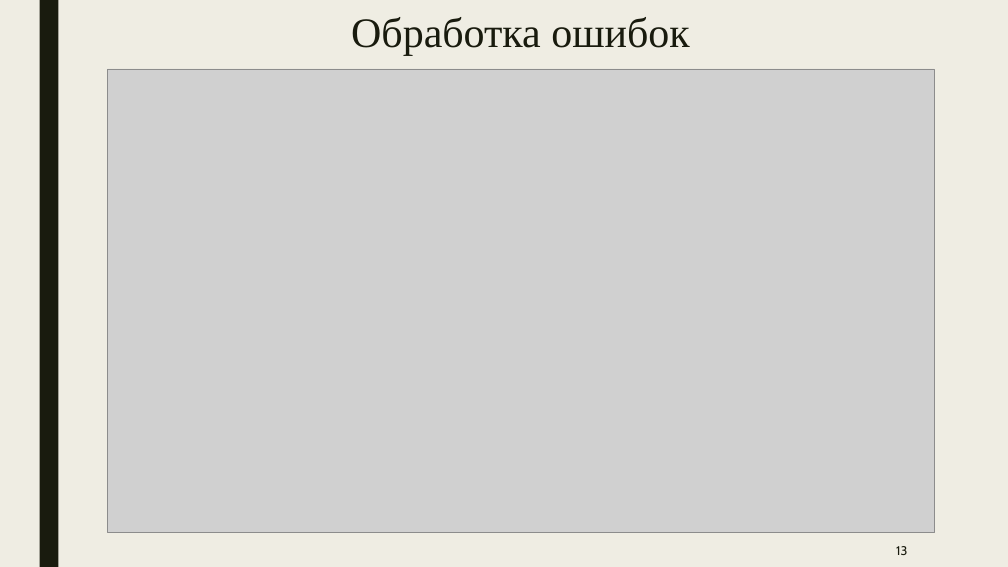
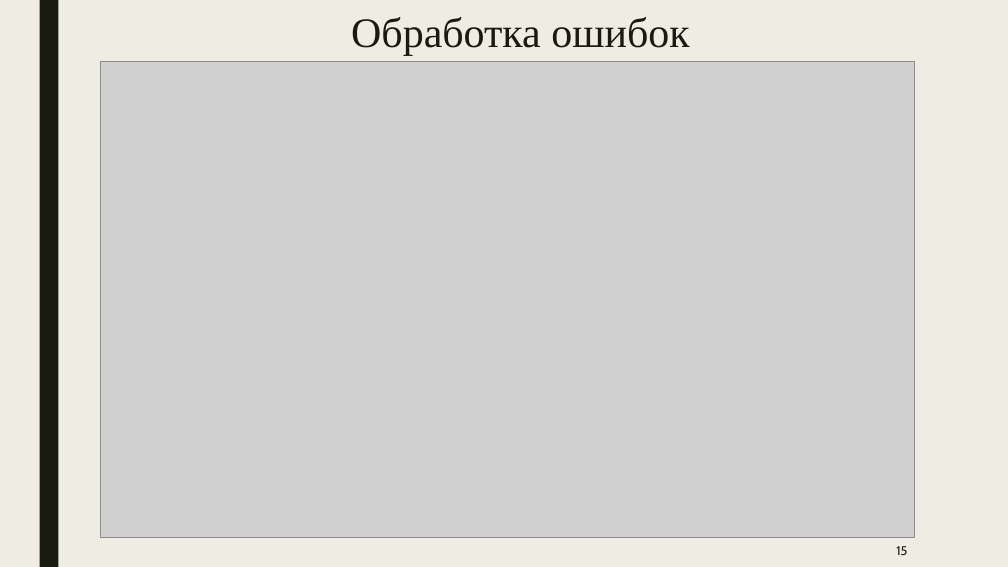
Before and after one commit to thewyolar/esap, a slide deck: slide 15 of ИСТ120-РПС-КП-Буланов/ИСТ-120-РПС-КП-Презентация-Буланов.pptx (slide 13 before the commit). Drawn at 1008x567 pixels with LibreOffice and Linux fonts; fonts in the diff are those of the drawing; grey boxes stand for pictures. Boxes give left, top, right and bottom in pixels: in the first picture for what was removed or moved away, otherwise in the second. Text is boxed around its words. In the diff, an @@ line names an element or a change of style, - is before the commit and + after.

```diff
--- a/ИСТ120-РПС-КП-Буланов/ИСТ-120-РПС-КП-Презентация-Буланов.pptx
+++ b/ИСТ120-РПС-КП-Буланов/ИСТ-120-РПС-КП-Презентация-Буланов.pptx
@@ picture: place and size @@
-picture at box(107, 69, 934, 533)
+picture at box(101, 62, 914, 538)
@@ page number at box(896, 546, 907, 555): text changed @@
-13
+15
```
Also in this commit, not shown: 7 other slides changed, 2 slides added, 2 other files.
